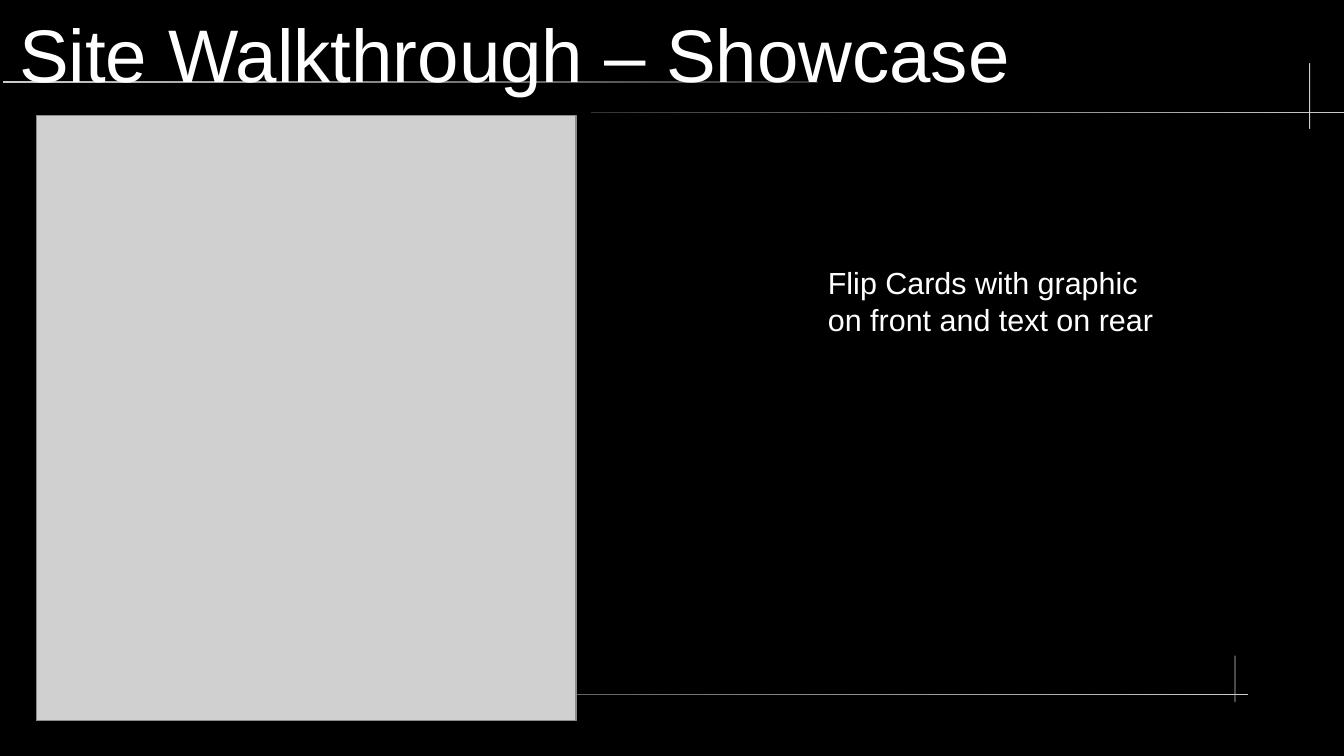
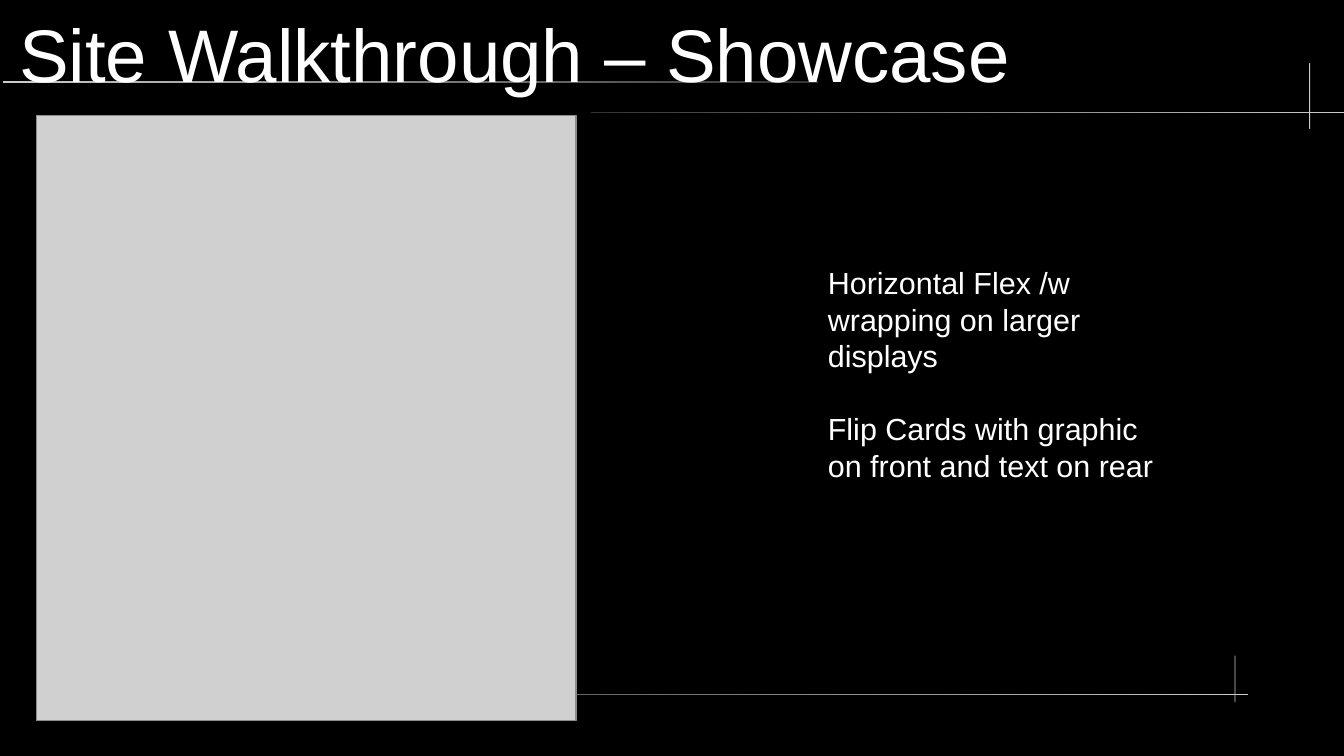
Before and after one commit to Samworth27/Portfolio, a slide deck: slide 10 of docs/presentation.odp. Drawn at 1344x756 pixels with LibreOffice and Linux fonts; fonts in the diff are those of the drawing; grey boxes stand for pictures. Boxes give left, top, right and bottom in pixels: in the first picture for what was removed or moved away, otherwise in the second. Text is boxed around its words. In the diff, an @@ line names an element or a change of style, - is before the commit and + after.

```diff
--- a/docs/presentation.odp
+++ b/docs/presentation.odp
@@ text at bbox=[828, 272, 1080, 373]: paragraph added @@
+Horizontal Flex /w wrapping on larger displays
```
Also in this commit, not shown: 2 other slides changed, 3 slides added, 7 other files.
